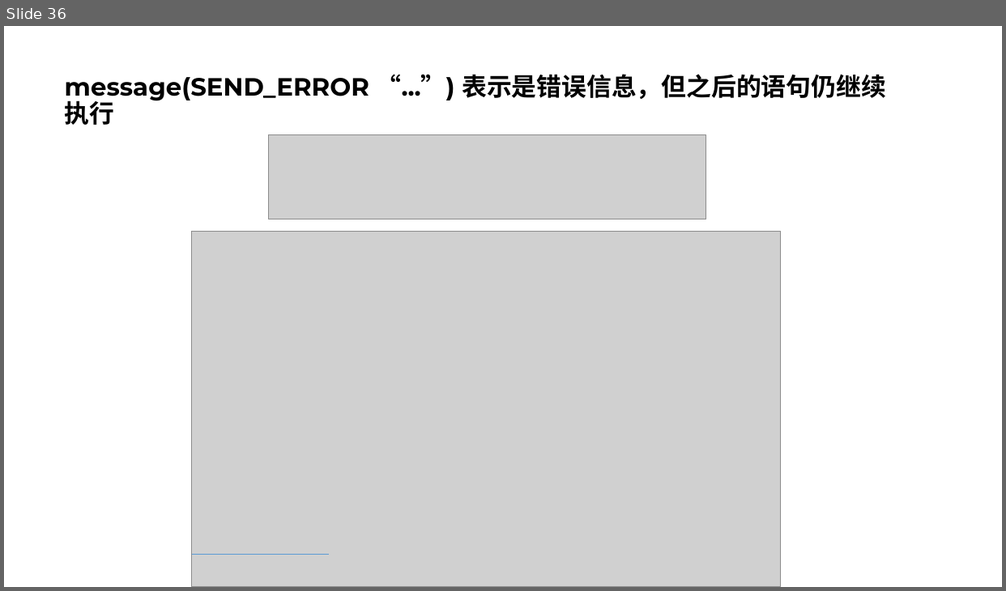
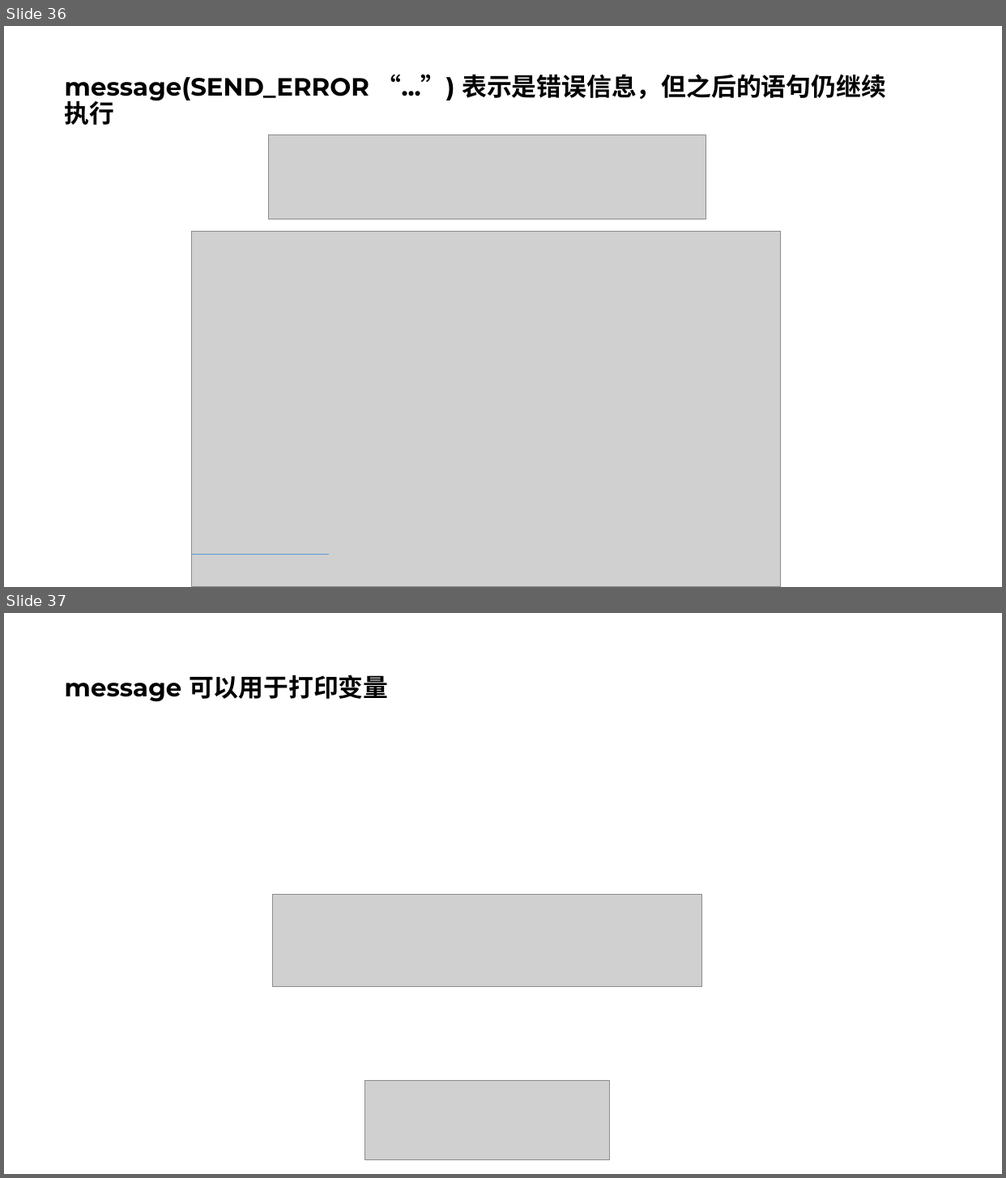
Before and after one commit to parallel101/course, a slide deck: 11/slides.pptx. Shown one above the other, each under a label of ours: slide 36 before the commit, slides 36 and 37 after it. The pictures are 1006x591 and 1006x1178 pixels, drawn with LibreOffice and Linux fonts; fonts in the diff are those of the drawing; grey boxes stand for pictures. Boxes give left, top, right and bottom in pixels: in the first picture for what was removed or moved away, otherwise in the second. Text is boxed around its words. In the diff, an @@ line names an element or a change of style, - is before the commit and + after.

```diff
--- a/11/slides.pptx
+++ b/11/slides.pptx
@@ slide 37 added at (4,613,1002,1174), background #FFFFFF @@
@@ title added at (65,675,388,702), 24 pt, text #000000, bold @@
+message 可以用于打印变量
@@ picture added at (273,895,702,987) @@
@@ picture added at (364,1080,610,1161) @@
```
Also in this commit, not shown: 1 slide changed, 2 other slides added, 12 other files.
